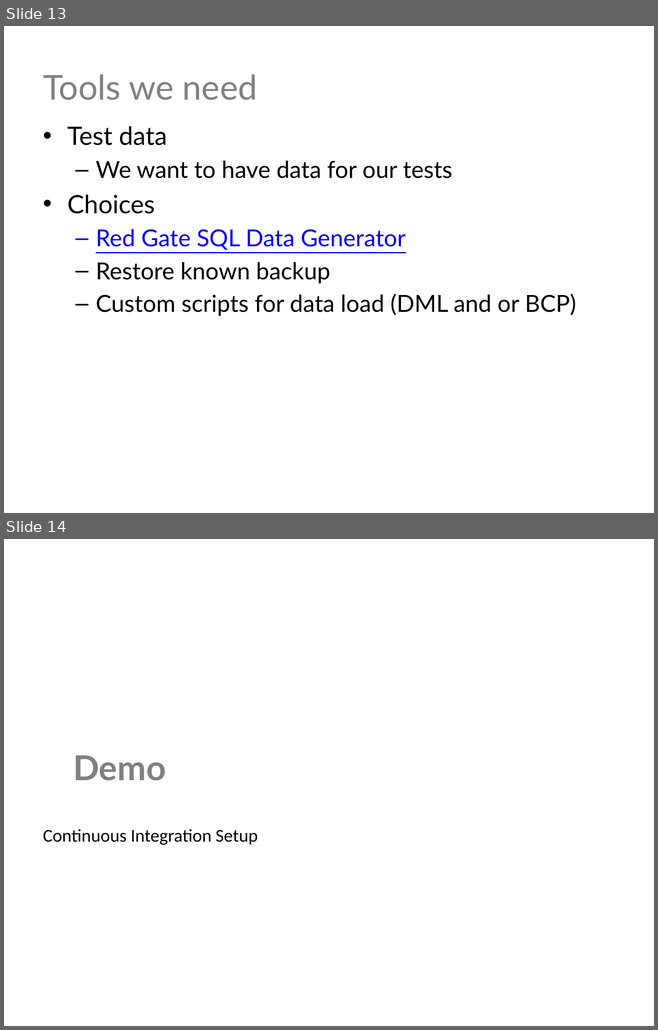
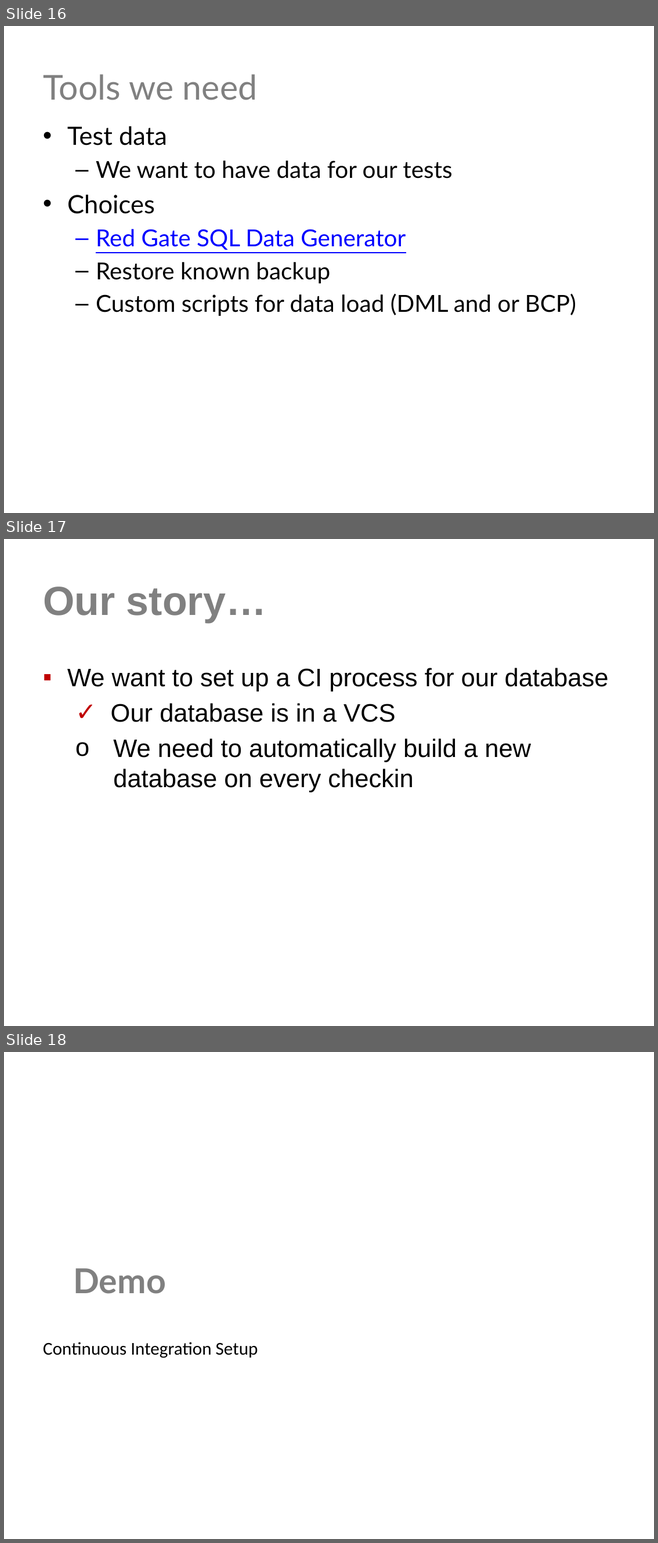
Before and after one commit to way0utwest/CIforDB, a slide deck: CI for Databases.pptx. Shown one above the other, each under a label of ours: slides 13 and 14 before the commit, slides 16, 17 and 18 after it. The pictures are 658x1030 and 658x1543 pixels, drawn with LibreOffice and Linux fonts; fonts in the diff are those of the drawing; background and template pictures are left out. Boxes give left, top, right and bottom in pixels: in the first picture for what was removed or moved away, otherwise in the second. Text is boxed around its words. In the diff, an @@ line names an element or a change of style, - is before the commit and + after.

Commit message:
Updated with Our Story
Added delivery pipline slides, added opening title slide, added Our
Story slides for demos.

```diff
--- a/CI for Databases.pptx
+++ b/CI for Databases.pptx
@@ slide 17 added at <box>4,539,654,1026</box>, background picture (left out) @@
@@ title added at <box>43,587,266,623</box>, 45 pt, text #808080, bold @@
+Our story…
@@ text added at <box>67,668,608,792</box>, 28 pt, text #000000 @@
+▪ We want to set up a CI process for our database
+  ✓ Our database is in a VCS
+  o We need to automatically build a new database on every checkin
@@ what was slide 13 is now slide 16 @@
@@ what was slide 14 is now slide 18 @@
```
Also in this commit, not shown: 8 other slides added, 3 slides removed.
